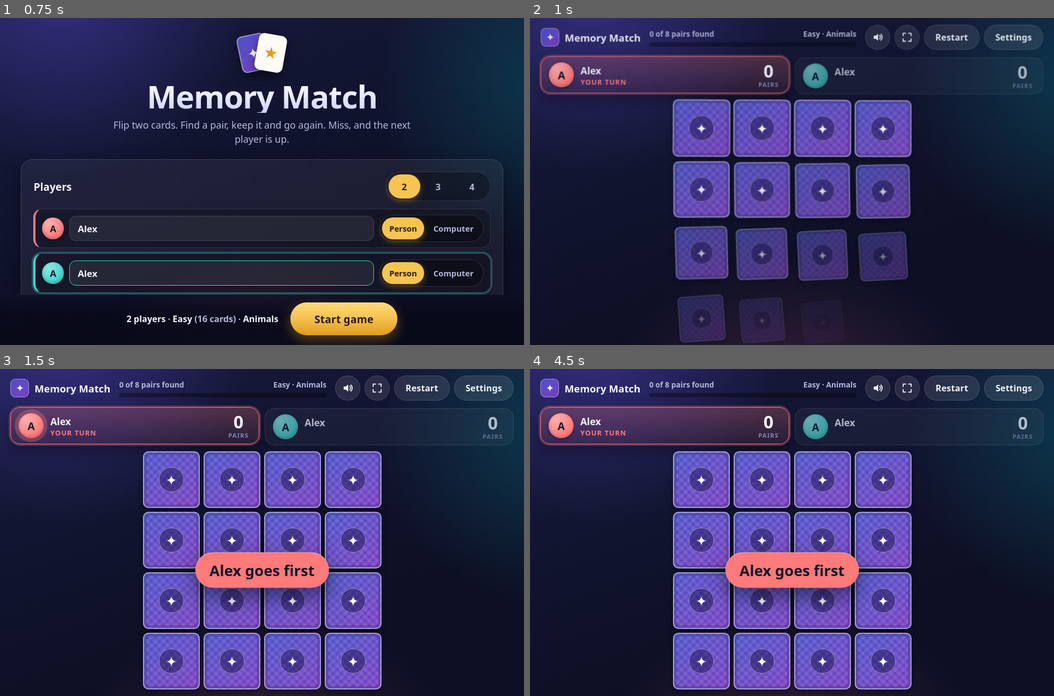
Above: before the commit, frames 1-4 (two rows, left to right).
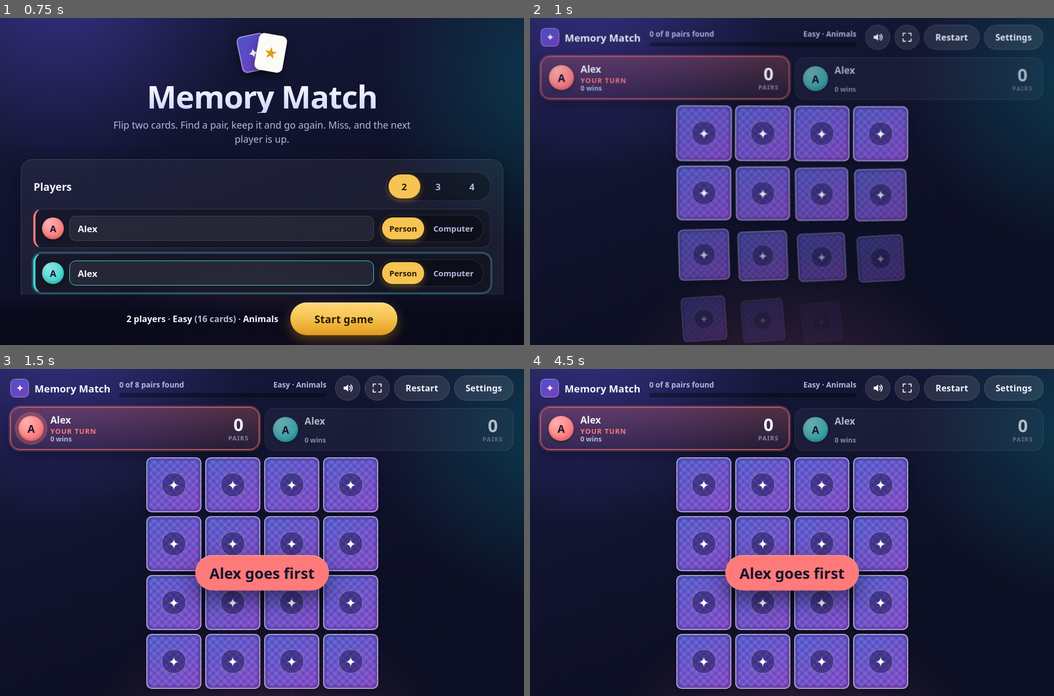
Above: after the commit, the same moments.

Repository: purduepeterson1986/memory-match
Game: browser game, page index.html
The game is run twice, just before and just after one commit, with the same random seed, the same clock (stepped at 60 frames per second) and the same inputs.
Inputs (mouse positions are in pixels of both pictures, inside the frame that each line leads up to):
- Up to frame 1 (0.75 s): click (220, 227) at 0.27 s; type "Alex" at 0.27 s; click (220, 273) at 0.52 s; type "Alex" at 0.52 s
- Up to frame 2 (1 s): click "Start game" at 0.77 s
- Up to frame 3 (1.5 s): hold Right from 1.03 s (still down)
- Up to frame 4 (4.5 s): release Right at 1.53 s; hold Down 1.58-1.85 s; click "Restart" at 1.77 s; hold Left 1.9-2.47 s; click "Settings" at 2.02 s; hold Up 2.52-2.82 s; hold Right 2.87-3.53 s; click "Start game" at 3.27 s; hold Up 3.58-3.82 s; hold Left 3.87-4.3 s; hold Down from 4.35 s (still down)

Frame 1 is identical in both runs. In frame 2, 9.2% of the frame differs, in the area x 1-96%, y 13-100%; in frame 3, 14%, in the area x 1-99%, y 12-98%; in frame 4, 14%.

Commit message:
Add files via upload

Diff:
--- a/game.js
+++ b/game.js
@@ -10,7 +10,7 @@
   const SKILLS = {
     easy: { name: 'Easy', recall: 0.4, memory: 6 },
     medium: { name: 'Medium', recall: 0.7, memory: 12 },
-    hard: { name: 'Hard', recall: 0.95, memory: Infinity }
+    hard: { name: 'Hard', recall: 0.9, memory: Infinity }
   };
   const CPU_PAUSE = 900;   // ms a computer waits between its moves so people can follow along
   const LEVELS = [
@@ -209,6 +209,7 @@
       const i = Number(seat.dataset.i);
       settings.names[i] = e.target.value;
       $('.avatar', seat).textContent = avatarText(i);
+      resetSeries();
       save();
     });
     elSeats.addEventListener('keydown', (e) => {
@@ -244,6 +245,7 @@
   }
 
   function refreshSetup() {
+    resetSeries();   // any change on the settings screen starts a fresh run of games
     elCount.querySelectorAll('.seg').forEach((b) => {
       const on = Number(b.dataset.n) === settings.players;
       b.classList.toggle('selected', on); b.setAttribute('aria-checked', on);
@@ -311,6 +313,11 @@
   let startIndex = 0;   // rotates who goes first on "Play again"
   let playing = false;
   let mathGame = false; // math cards stay up longer on a miss and show their answers
+  // Wins across a run of games. Kept while players press "Next game"; cleared whenever
+  // the settings screen is shown or a setting changes. Not saved between visits.
+  let series = { wins: [0, 0, 0, 0], games: 0 };
+  const resetSeries = () => { series = { wins: [0, 0, 0, 0], games: 0 }; };
+  const winsText = (n) => n + (n === 1 ? ' win' : ' wins');
 
   const later = (fn, ms) => { const t = token; setTimeout(() => { if (t === token) fn(); }, ms); };
 
@@ -373,7 +380,7 @@
     elPlayers.innerHTML = players.map((p, i) =>
       '<div class="player" data-i="' + i + '" style="--pc:' + p.color + '">' +
       '<span class="avatar">' + esc(p.initial) + '</span>' +
-      '<div class="pinfo"><div class="pname"><span class="pn">' + esc(p.name) + '</span><span class="crown" hidden>👑</span></div><div class="pturn"></div></div>' +
+      '<div class="pinfo"><div class="pname"><span class="pn">' + esc(p.name) + '</span><span class="crown" hidden>👑</span></div><div class="pturn"></div><div class="pwins"></div></div>' +
       '<div class="pscore"><span class="num">0</span><span class="unit">pairs</span></div>' +
       '</div>').join('');
     updatePlayers();
@@ -391,6 +398,7 @@
       num.textContent = p.score;
       $('.unit', el).textContent = p.score === 1 ? 'pair' : 'pairs';
       $('.crown', el).hidden = !(top > 0 && p.score === top && leaders === 1);
+      $('.pwins', el).textContent = winsText(series.wins[i]);
       el.setAttribute('aria-label', p.name + ': ' + p.score + (p.score === 1 ? ' pair' : ' pairs') + (active ? ', current turn' : ''));
       if (bumped === i) { num.classList.remove('bump'); void num.offsetWidth; num.classList.add('bump'); }
     });
@@ -586,9 +594,14 @@
     const top = Math.max(...players.map((p) => p.score));
     const winners = players.filter((p) => p.score === top);
     const ranked = players.slice().sort((a, b) => b.score - a.score);
+    // A tie is not a win: only a single winner adds to the run's tally.
+    series.games++;
+    if (winners.length === 1) series.wins[players.indexOf(winners[0])]++;
+    updatePlayers();
     const title = winners.length === 1
       ? esc(winners[0].name) + ' wins!'
       : 'It’s a tie!';
+    const standings = players.map((p, i) => esc(p.name) + ' ' + series.wins[i]).join(' · ');
     const sub = winners.length === 1
       ? 'With ' + top + ' of ' + totalPairs + ' pairs. Well played, everyone.'
       : winners.map((w) => esc(w.name)).join(winners.length === 2 ? ' and ' : ', ') + ' share the win with ' + top + ' pairs each.';
@@ -607,9 +620,11 @@
     Sound.win();
     startConfetti(winners.map((w) => w.color));
     openModal(
-      '<div class="trophy">🏆</div><h2 id="modal-title">' + title + '</h2><p class="sub">' + sub + '</p><div class="ranks">' + rows + '</div>',
+      '<div class="trophy">🏆</div><h2 id="modal-title">' + title + '</h2><p class="sub">' + sub + '</p>' +
+        '<p class="series">Wins in this run (' + series.games + (series.games === 1 ? ' game' : ' games') + '): ' + standings + '</p>' +
+        '<div class="ranks">' + rows + '</div>',
       [
-        { label: 'Play again', primary: true, run: () => { startIndex++; startGame(); } },
+        { label: 'Next game', primary: true, run: () => { startIndex++; startGame(); } },
         { label: 'Change settings', run: toSetup }
       ]
     );
@@ -618,6 +633,7 @@
   function toSetup() {
     token++;
     playing = false;
+    resetSeries();
     closeModal();
     stopConfetti();
     elToast.classList.remove('show');
--- a/index.html
+++ b/index.html
@@ -11,7 +11,7 @@
   <meta name="mobile-web-app-capable" content="yes">
   <meta name="apple-mobile-web-app-title" content="Memory Match">
   <!-- When any file below changes, change the ?v= tag on all four so browsers fetch the new copies. -->
-  <link rel="stylesheet" href="styles.css?v=2026-11-17">
+  <link rel="stylesheet" href="styles.css?v=2026-11-19">
 </head>
 <body>
   <div class="backdrop" aria-hidden="true"></div>
@@ -99,8 +99,8 @@
   </div>
   <canvas id="confetti" aria-hidden="true"></canvas>
 
-  <script src="themes.js?v=2026-11-17"></script>
-  <script src="math.js?v=2026-11-17"></script>
-  <script src="game.js?v=2026-11-17"></script>
+  <script src="themes.js?v=2026-11-19"></script>
+  <script src="math.js?v=2026-11-19"></script>
+  <script src="game.js?v=2026-11-19"></script>
 </body>
 </html>
--- a/styles.css
+++ b/styles.css
@@ -264,6 +264,8 @@
 .pname { font-weight: 800; font-size: 1.1rem; white-space: nowrap; overflow: hidden; text-overflow: ellipsis; }
 .pname .crown { margin-left: 6px; }
 .pturn { font-size: .8rem; font-weight: 700; color: var(--ink-faint); text-transform: uppercase; letter-spacing: .08em; height: 1.2em; }
+.pwins { font-size: .78rem; font-weight: 700; color: var(--ink-dim); }
+.modal .series { color: var(--ink-faint); font-size: .9rem; font-weight: 600; margin-top: 10px; line-height: 1.4; }
 .player.active .pturn { color: var(--pc); }
 .pscore { display: flex; flex-direction: column; align-items: center; line-height: 1; min-width: 46px; }
 .pscore .num { font-size: 2rem; font-weight: 800; font-variant-numeric: tabular-nums; }
